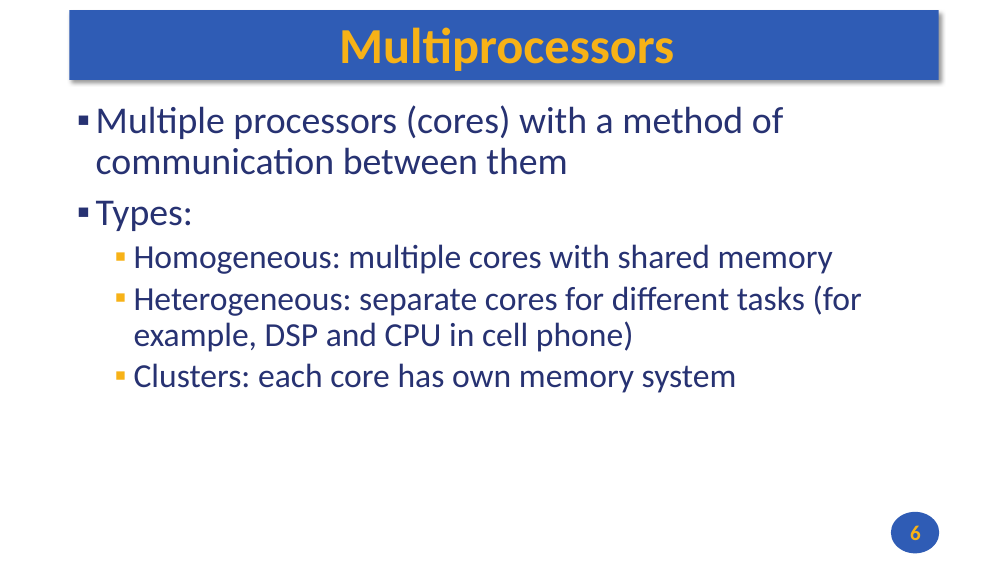
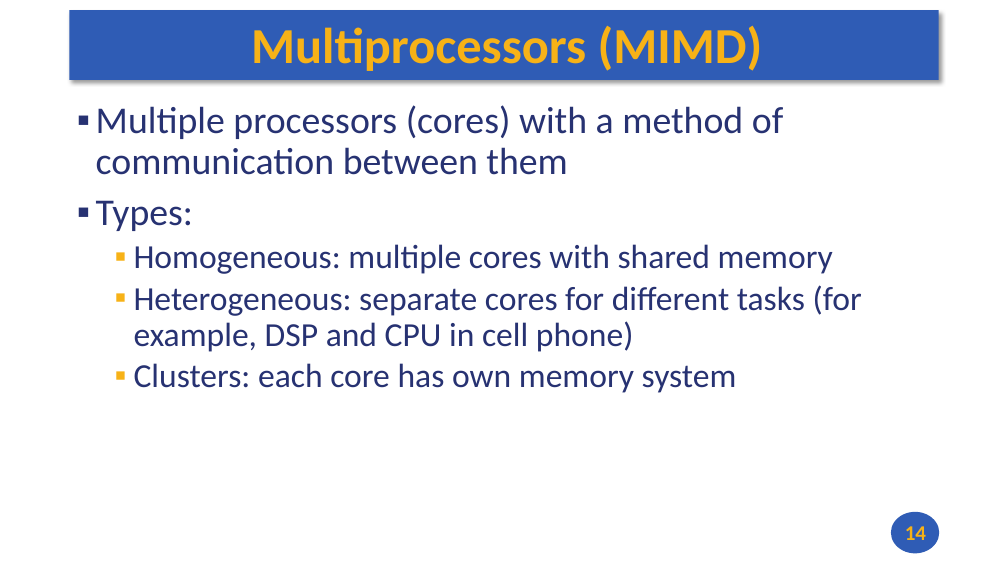
Before and after one commit to andrewt0301/hse-acos-course, a slide deck: slide 14 of docs/part1ca/14_TLP/CA_Lecture_14.pptx (slide 6 before the commit). Drawn at 1008x567 pixels with LibreOffice and Linux fonts; fonts in the diff are those of the drawing. Boxes give left, top, right and bottom in pixels: in the first picture for what was removed or moved away, otherwise in the second. Text is boxed around its words. In the diff, an @@ line names an element or a change of style, - is before the commit and + after.

```diff
--- a/docs/part1ca/14_TLP/CA_Lecture_14.pptx
+++ b/docs/part1ca/14_TLP/CA_Lecture_14.pptx
@@ title at (251,26,763,71): text changed @@
-Multiprocessors
+Multiprocessors (MIMD)
@@ page number at (905,526,926,540): text changed @@
-6
+14
```
Also in this commit, not shown: 11 other slides changed, 3 slides added, 2 other files.
